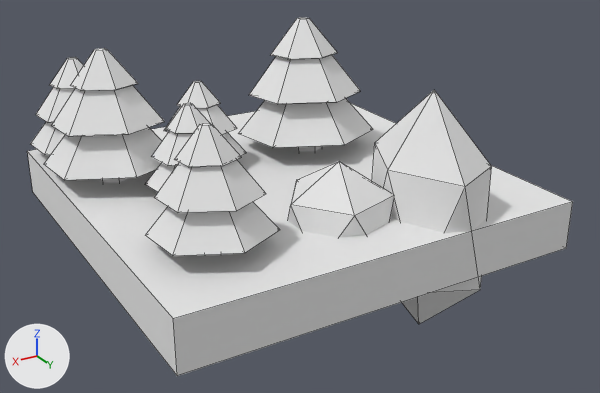
The OBJ model Models/3_1.obj as it was, and as the next commit left it.
The view is the same before and after, from a camera (50 mm lens) standing at (1.92, 3.39, 1.67) and looking at (-0.07, 0.08, 0.02). The axes (+X, +Y, +Z) are drawn at lower left. The lights are the same throughout. Mesh edges are drawn as thin lines. Where no turn or scale is listed for an object, it has been applied to the vertices.

In view in the first picture: 'Orange__Tile_3'.
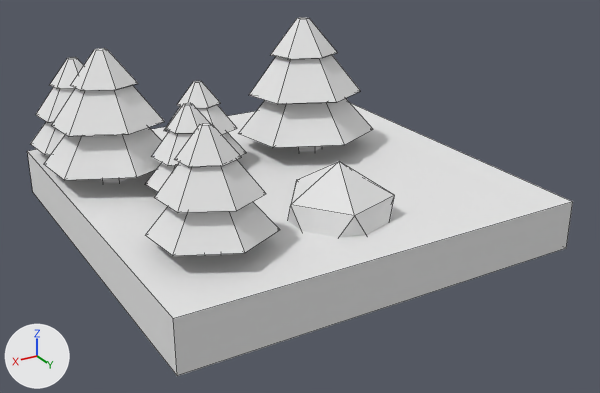
Boxes (x1, y1, x2, y2) around the edits, measured in the pictures (600 x 393 px):
part 1 of me_orange__tile_3, deleted: before (372, 90, 491, 324)

Patch to the scene script:
```diff
--- a/Models/3_1.obj.py
+++ b/Models/3_1.obj.py
@@ me_orange__tile_3 @@
 me_orange__tile_3.from_pydata(...)  # 320 vertices, 310 faces; spans x -1.0..1.02, y -1.06..1.0, z -0.52..0.81
 # used by ob_orange__tile_3; location = (0.0, 0.0, 0.0)
+# me_orange__tile_3 part 1: the loose piece of 12 vertices spanning x -0.62..-0.16, y 0.36..1.0, z -0.52..0.67 is deleted
 me_orange__tile_3.materials.append(mat_main_material)
```
